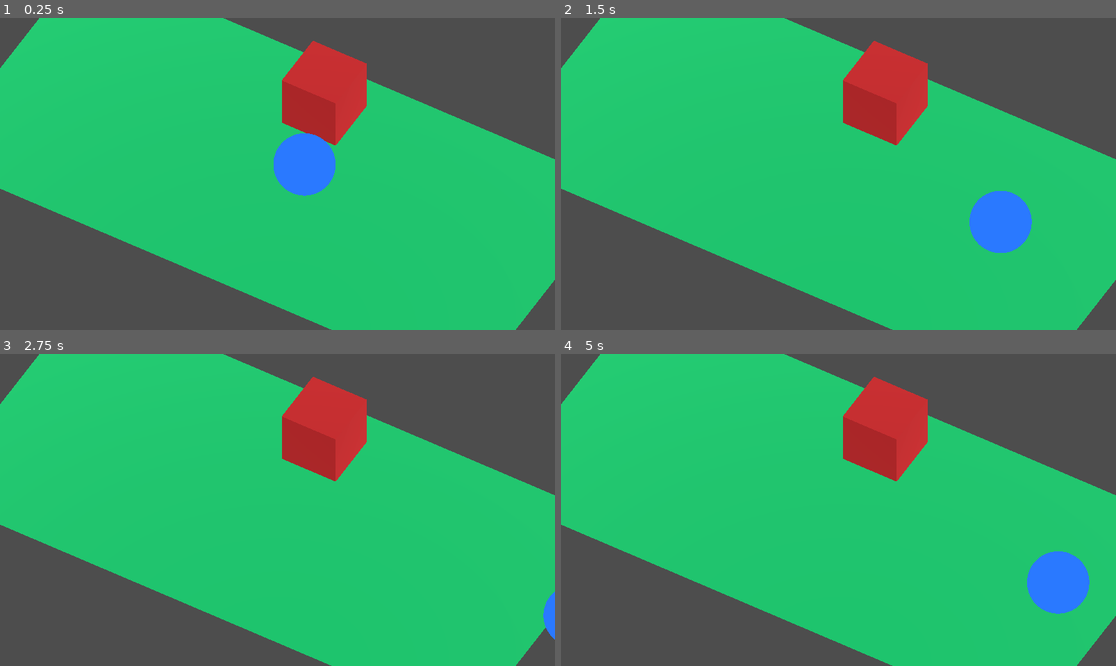
Above: before the commit, frames 1-4 (two rows, left to right).
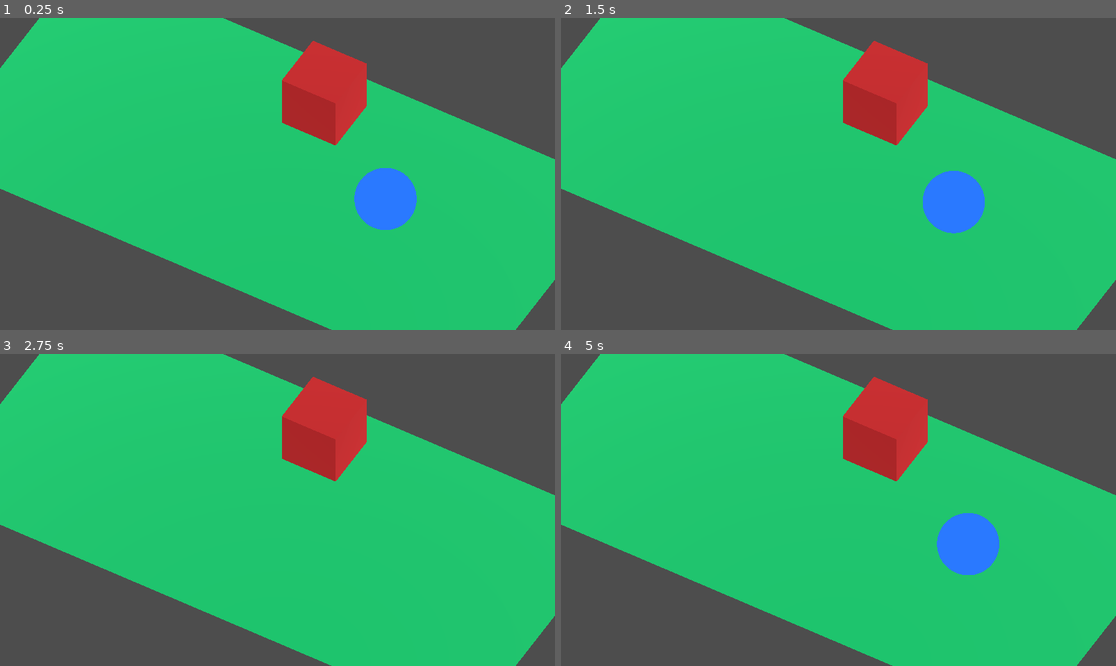
Above: after the commit, the same moments.

Repository: kvu787/VsyncStutterTest
Game: Godot game, scene res://Main.tscn
The game is run twice, just before and just after one commit, with the same random seed, the same clock (stepped at 60 frames per second) and the same inputs.
Inputs:
- Up to frame 1 (0.25 s): no input
- Up to frame 2 (1.5 s): no input
- Up to frame 3 (2.75 s): no input
- Up to frame 4 (5 s): no input

The runs differ from the first frame. In frame 1, 3.5% of the frame differs, in the area x 49-76%, y 36-68%; in frame 2, 3.2%; in frame 3, 0.2%; in frame 4, 3.5%, in the area x 67-96%, y 51-84%.

Commit message:
Use variable delta

Diff:
--- a/Godot/Sphere.gd
+++ b/Godot/Sphere.gd
@@ -25,7 +25,7 @@
 	#while (Time.get_ticks_usec() - 1_000_000) < (self.FrameCount * 4_167):
 		#pass
 
-	self.position.x += self.Direction * self.Speed * (1.0/240.0)
+	self.position.x += self.Direction * self.Speed * delta
 
 	if abs(self.position.x) > self.TravelDistance:
 		if self.position.x > 0:
